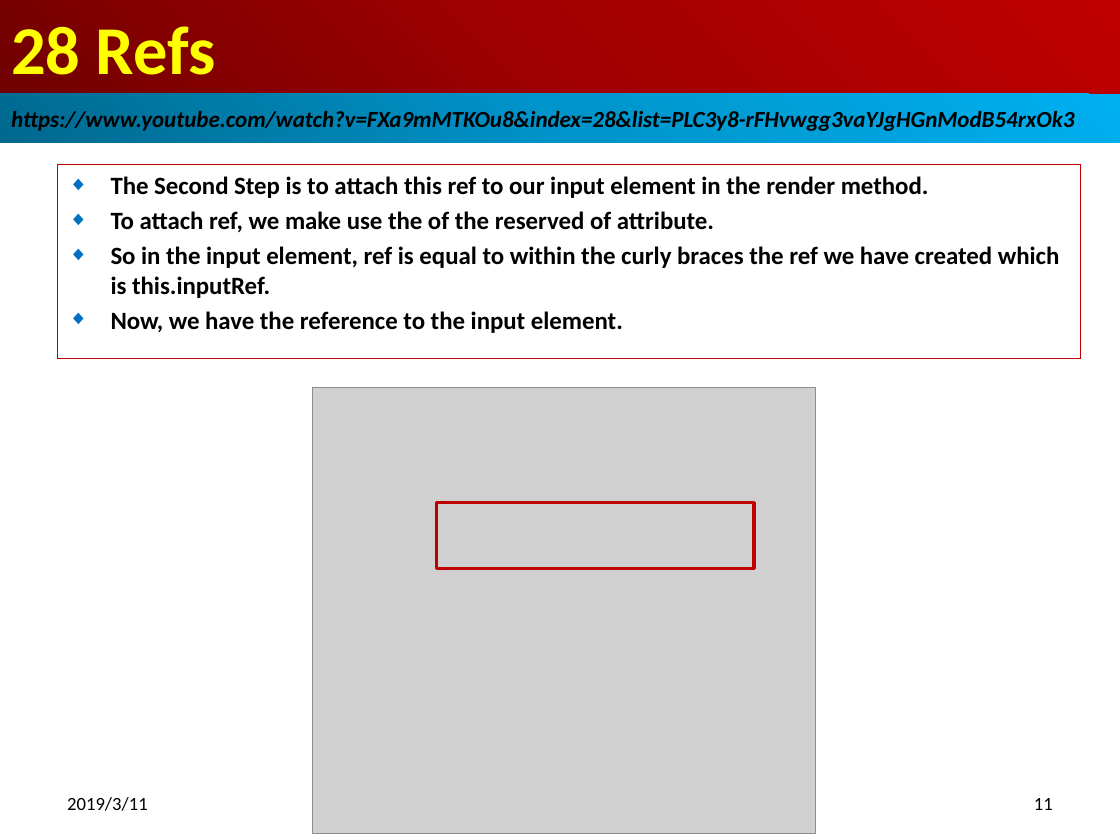
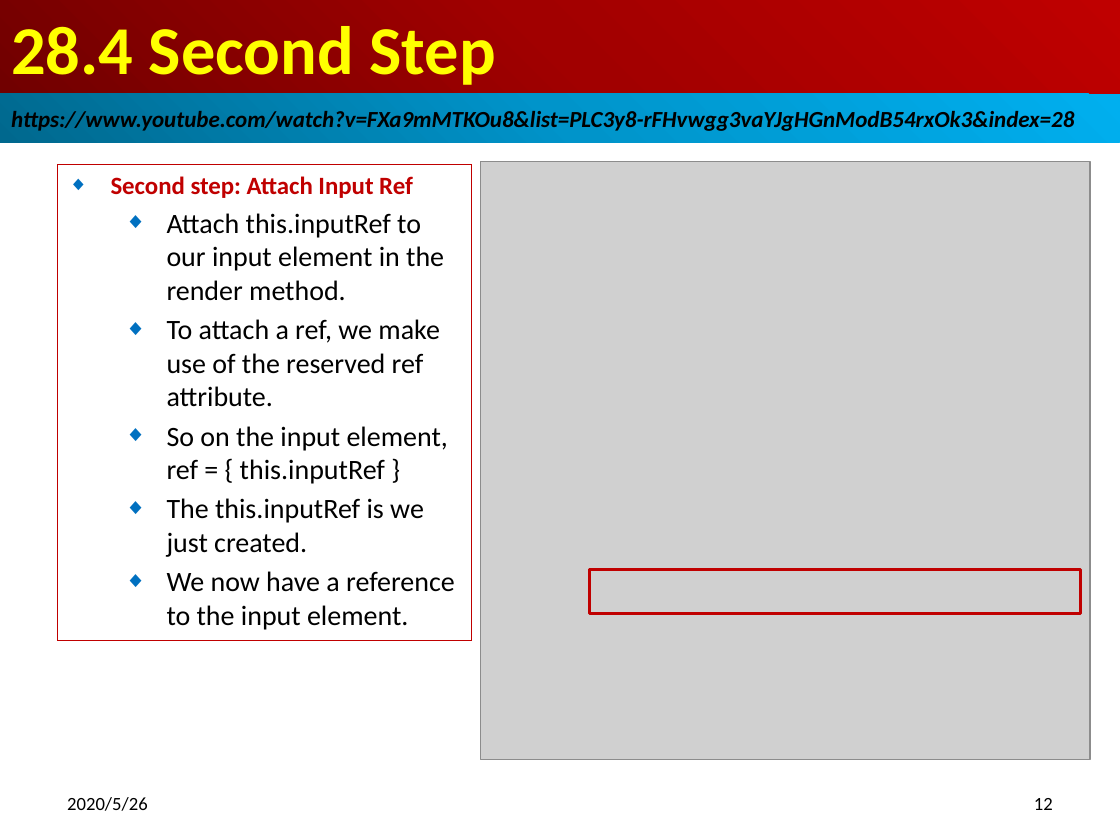
Before and after one commit to peterhchen/800-React-Hook, a slide deck: slide 12 of 28_Refs.pptx (slide 11 before the commit). Drawn at 1120x840 pixels with LibreOffice and Linux fonts; fonts in the diff are those of the drawing; grey boxes stand for pictures. Boxes give left, top, right and bottom in pixels: in the first picture for what was removed or moved away, otherwise in the second. Text is boxed around its words. In the diff, an @@ line names an element or a change of style, - is before the commit and + after.

```diff
--- a/28_Refs.pptx
+++ b/28_Refs.pptx
@@ title at bbox=[11, 26, 496, 85]: text changed @@
-28 Refs
+28.4 Second Step
@@ text in rectangle at bbox=[11, 107, 1074, 133]: text changed @@
-https://www.youtube.com/watch?v=FXa9mMTKOu8&index=28&list=PLC3y8-rFHvwgg3vaYJgHGnModB54rxOk3
+https://www.youtube.com/watch?v=FXa9mMTKOu8&list=PLC3y8-rFHvwgg3vaYJgHGnModB54rxOk3&index=28
@@ subtitle "Second step: Attach Input Ref": place and size @@
-subtitle "Second step: Attach Input Ref" at bbox=[57, 165, 1080, 358]
+subtitle "Second step: Attach Input Ref" at bbox=[57, 165, 472, 641]
@@ subtitle at bbox=[111, 176, 455, 630]: text changed; size 16 to 18 pt; bold off @@
-◆ The Second Step is to attach this ref to our input element in the render method.
-◆ To attach ref, we make use the of the reserved of attribute.
-◆ So in the input element, ref is equal to within the curly braces the ref we have created which is this.inputRef.
-◆ Now, we have the reference to the input element.
+◆ Second step: Attach Input Ref
+  ◆ Attach this.inputRef to our input element in the render method.
+  ◆ To attach a ref, we make use of the reserved ref attribute.
+  ◆ So on the input element, ref = { this.inputRef }
+  ◆ The this.inputRef is we just created.
+  ◆ We now have a reference to the input element.
@@ picture added at bbox=[480, 161, 1090, 759] @@
@@ picture removed at bbox=[312, 388, 815, 833] @@
@@ rectangle removed at bbox=[437, 503, 754, 569] @@
@@ rectangle added at bbox=[589, 570, 1080, 614], outline #C00000 2 pt @@
@@ text at bbox=[67, 797, 148, 811]: text changed @@
-2019/3/11
+2020/5/26
@@ page number at bbox=[1034, 798, 1053, 810]: text changed @@
-11
+12
```
Also in this commit, not shown: 14 other slides changed, 7 slides added, 4 slides removed.
